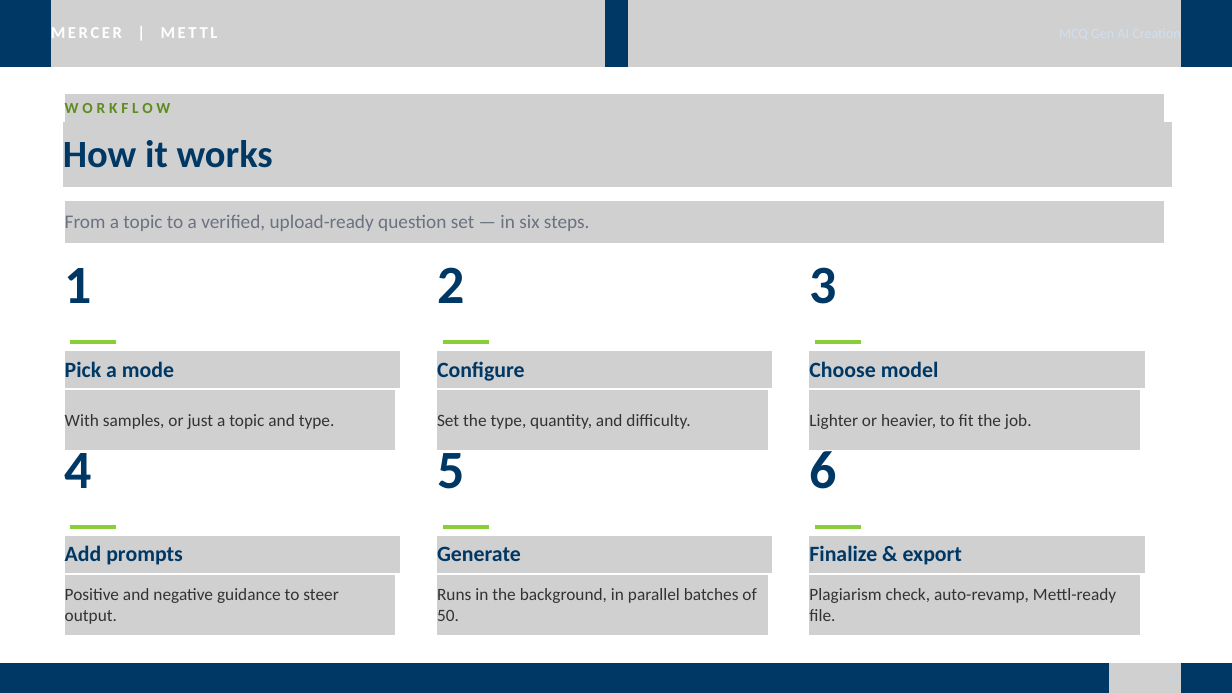
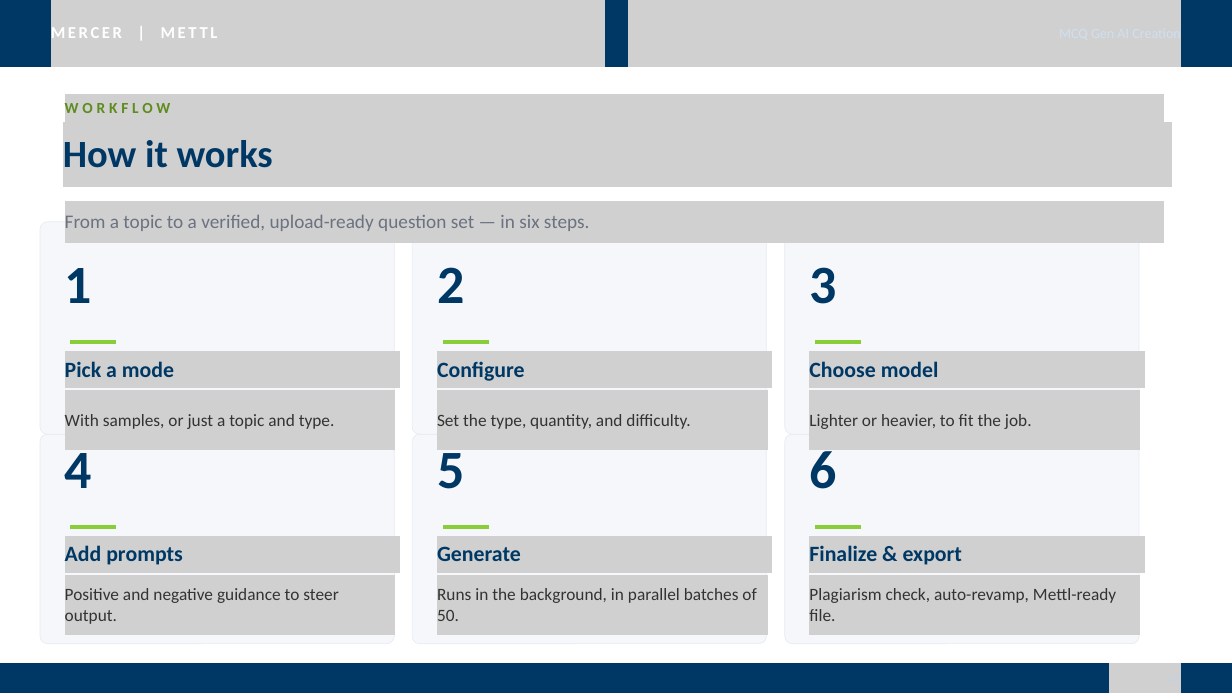
Before and after one commit to BinaryBishup/GenAI_mcqs, a slide deck: slide 7 of MCQ_GenAI_Creation_Showcase.pptx (slide 5 before the commit). Drawn at 1232x693 pixels with LibreOffice and Linux fonts; fonts in the diff are those of the drawing; grey boxes stand for pictures. Boxes give left, top, right and bottom in pixels: in the first picture for what was removed or moved away, otherwise in the second. Text is boxed around its words. In the diff, an @@ line names an element or a change of style, - is before the commit and + after.

```diff
--- a/MCQ_GenAI_Creation_Showcase.pptx
+++ b/MCQ_GenAI_Creation_Showcase.pptx
@@ rounded rectangle added at box(40, 222, 394, 434), fill #F5F7FA, outline #E6EAF1 0.75 pt @@
@@ rounded rectangle added at box(412, 222, 766, 434), fill #F5F7FA, outline #E6EAF1 0.75 pt @@
@@ rounded rectangle added at box(785, 222, 1139, 434), fill #F5F7FA, outline #E6EAF1 0.75 pt @@
@@ rounded rectangle added at box(40, 434, 394, 644), fill #F5F7FA, outline #E6EAF1 0.75 pt @@
@@ rounded rectangle added at box(412, 434, 766, 644), fill #F5F7FA, outline #E6EAF1 0.75 pt @@
@@ rounded rectangle added at box(785, 434, 1139, 644), fill #F5F7FA, outline #E6EAF1 0.75 pt @@
```
Also in this commit, not shown: 5 other slides changed.
